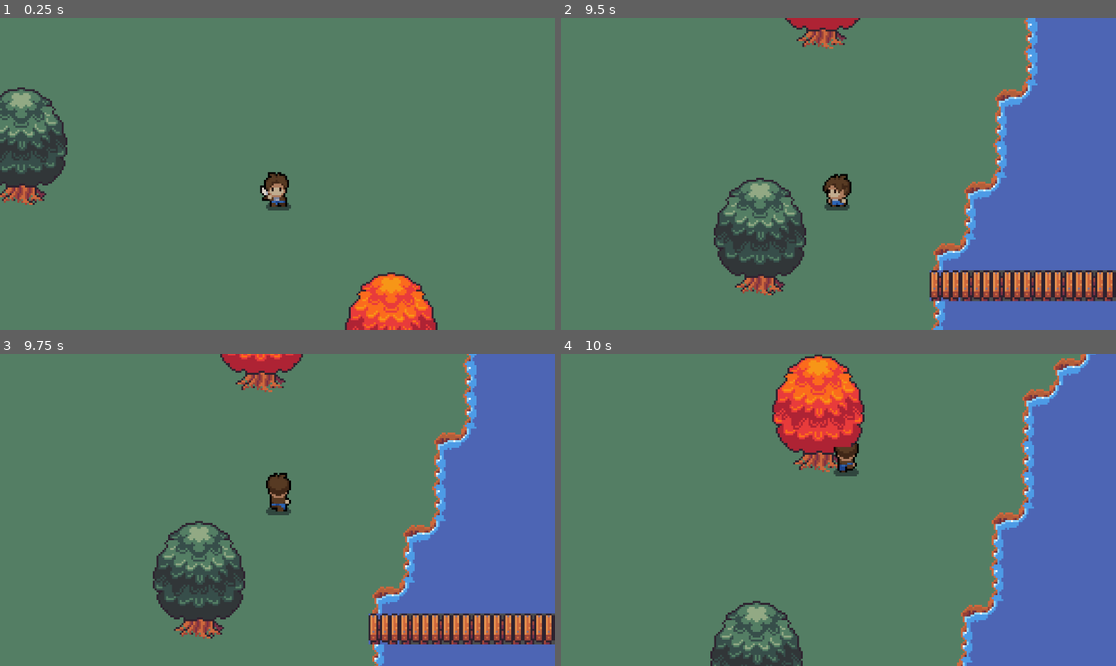
Above: before the commit, frames 1-4 (two rows, left to right).
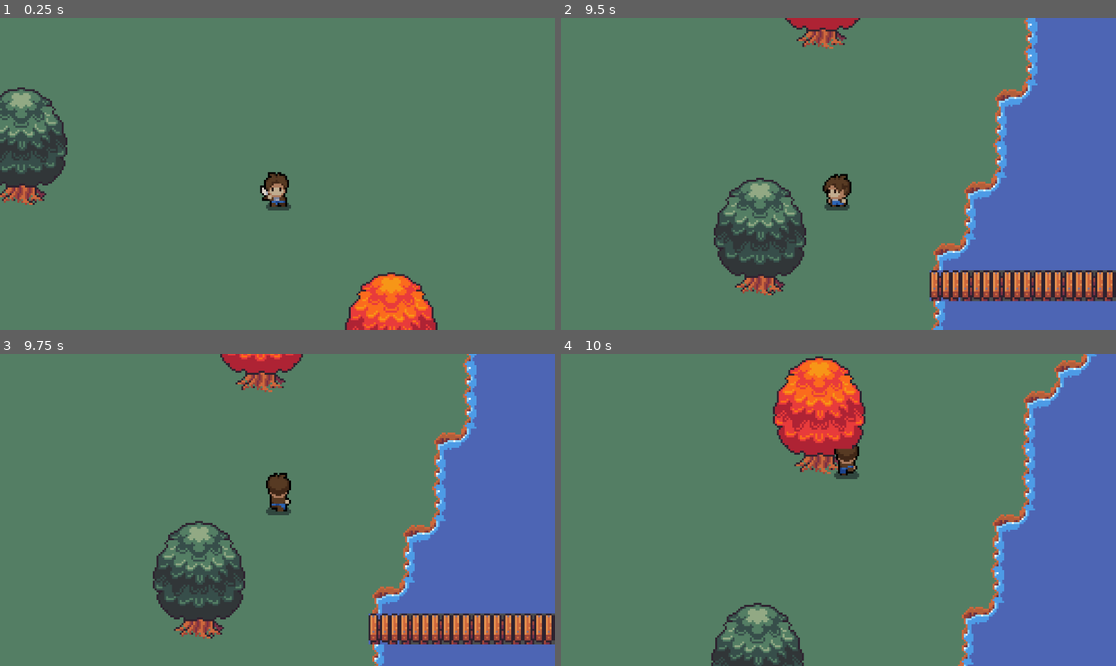
Above: after the commit, the same moments.

Repository: Alex1337F/INDAProject
Game: Godot game, scene res://scenes/game.tscn
Two runs of this game, one before a commit and one after it. Both use one fixed random seed, a clock stepped at 60 frames per second and the inputs below.
Inputs:
- Up to frame 1 (0.25 s): no input
- Up to frame 2 (9.5 s): tap Enter at 0.5 s; hold D (walk-right) 0.53-1.28 s; hold Down (aim-down) 0.53-1.28 s; hold S (walk-backwards) 1.28-2.03 s; tap Left (aim-left) at 1.35, 8.85 s; hold D (walk-right) 2.03-2.78 s; hold Right (aim-right) 2.03-2.78 s; hold W (walk-forward) 2.78-3.53 s; tap Up (aim-up) at 2.85 s; hold A (walk-left) 3.53-5.03 s; tap Shift (dash) at 3.6, 7.35 s; tap Down (aim-down) at 4.35 s; hold S (walk-backwards) 5.03-5.78 s; hold Left (aim-left) 5.03-5.78 s; hold D (walk-right) 5.78-6.53 s; tap Right (aim-right) at 5.85 s; hold W (walk-forward) 6.53-7.28 s; hold Up (aim-up) 6.53-7.28 s; hold D (walk-right) 7.28-8.03 s; hold S (walk-backwards) 8.03-8.78 s; hold Down (aim-down) 8.03-8.78 s; hold A (walk-left) from 8.78 s (still down)
- Up to frame 3 (9.75 s): release A (walk-left) at 9.53 s; hold W (walk-forward) from 9.53 s (still down); hold Right (aim-right) from 9.53 s (still down)
- Up to frame 4 (10 s): keep holding W (walk-forward); keep holding Right (aim-right)

Frames 1-3 are identical in both runs. In frame 4, 5.1% of the frame differs, in the area x 26-97%, y 0-100%.

Commit message:
Made the hitbox slightly smaller

Diff:
--- a/scenes/warrior.tscn
+++ b/scenes/warrior.tscn
@@ -295,7 +295,7 @@
 
 [sub_resource type="CapsuleShape2D" id="CapsuleShape2D_64u8w"]
 radius = 5.0
-height = 18.0
+height = 12.0
 
 [node name="Warrior" type="Node2D" unique_id=1213541886]
 
@@ -308,7 +308,7 @@
 animation = &"attack-backwards"
 
 [node name="CollisionShape2D" type="CollisionShape2D" parent="CharacterBody2D" unique_id=1394703008]
-position = Vector2(0, 8)
+position = Vector2(0, 12)
 shape = SubResource("CapsuleShape2D_64u8w")
 
 [node name="Camera2D" type="Camera2D" parent="CharacterBody2D" unique_id=902931945]
